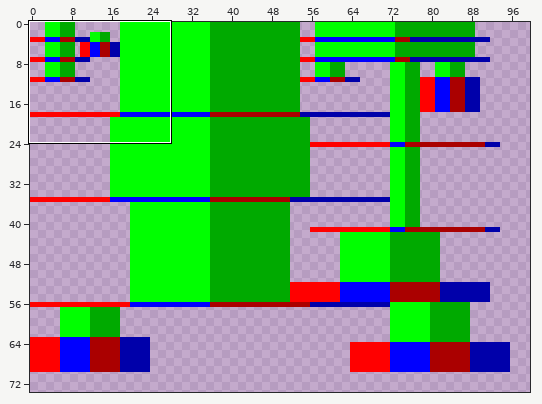
Two versions of one sprite sheet, src/main/resources/assets/patriot/textures/models/armor/megumin_hat_layer_1.png. The first picture is a wide view before the edit; the outline marks the close-up.
Close-up. Earlier state:
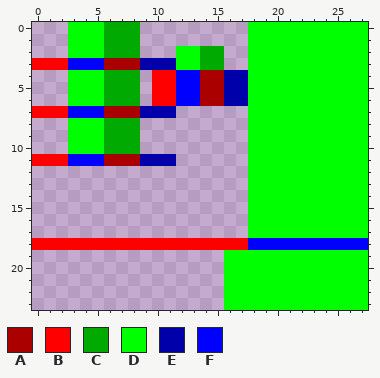
The file is 100x100 pixels. Shown: x 0..27, y 0..23. The wide view leaves out empty margins.
Palette (. is transparent): A #aa0000  B #ff0000  C #00aa00  D #00ff00  E #0000aa  F #0000ff
Pixels before, first column x 0:
 0 ...DDDCCC.........DDDDDDDDDD
 1 ...DDDCCC.........DDDDDDDDDD
 2 ...DDDCCC...DDCC..DDDDDDDDDD
 3 BBBFFFAAAEEEDDCC..DDDDDDDDDD
 4 ...DDDCCC.BBFFAAEEDDDDDDDDDD
 5 ...DDDCCC.BBFFAAEEDDDDDDDDDD
 6 ...DDDCCC.BBFFAAEEDDDDDDDDDD
 7 BBBFFFAAAEEE......DDDDDDDDDD
 8 ...DDDCCC.........DDDDDDDDDD
 9 ...DDDCCC.........DDDDDDDDDD
10 ...DDDCCC.........DDDDDDDDDD
11 BBBFFFAAAEEE......DDDDDDDDDD
12 ..................DDDDDDDDDD
13 ..................DDDDDDDDDD
14 ..................DDDDDDDDDD
15 ..................DDDDDDDDDD
16 ..................DDDDDDDDDD
17 ..................DDDDDDDDDD
18 BBBBBBBBBBBBBBBBBBFFFFFFFFFF
19 ................DDDDDDDDDDDD
20 ................DDDDDDDDDDDD
21 ................DDDDDDDDDDDD
22 ................DDDDDDDDDDDD
23 ................DDDDDDDDDDDD
After:
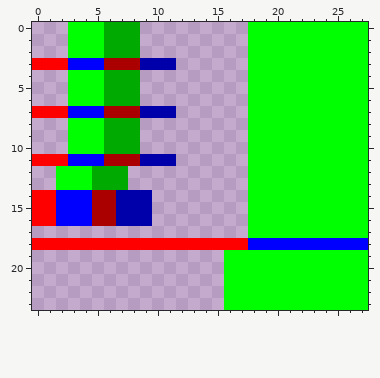
Commit message: Added eyepatch to hat model
Difference:
y 2..3: x 12..15 DDCC -> ....
y 4..6: x 10..17 BBFFAAEE -> ........
y 12..13: x 2..7 ...... -> DDDCCC
y 14..16: x 0..9 .......... -> BBFFFAAEEE
Boxes around the changes in both close-ups, in picture pixels (x1, y1, x2, y2):
erased: (152, 46, 248, 106)
added: (32, 166, 152, 226)
